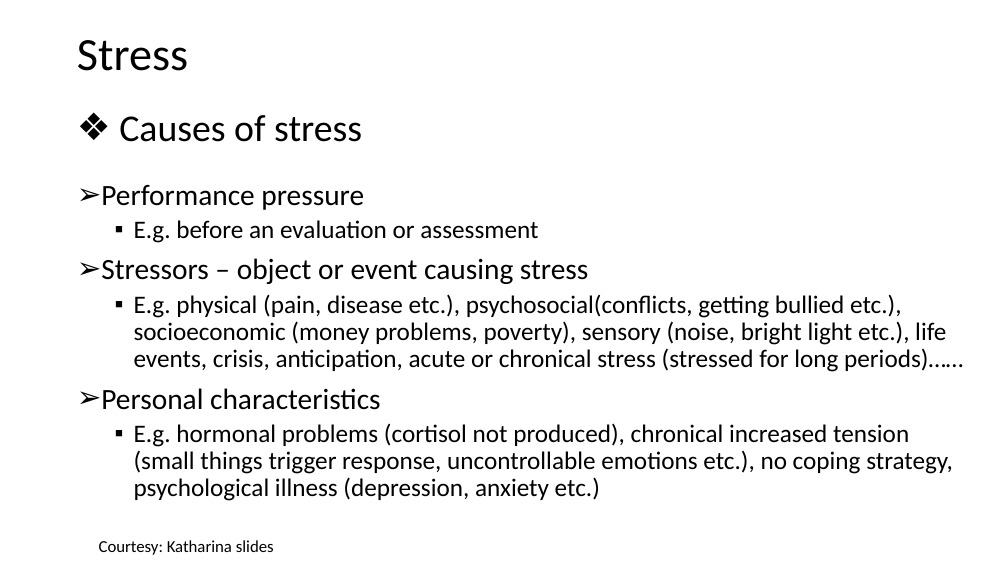
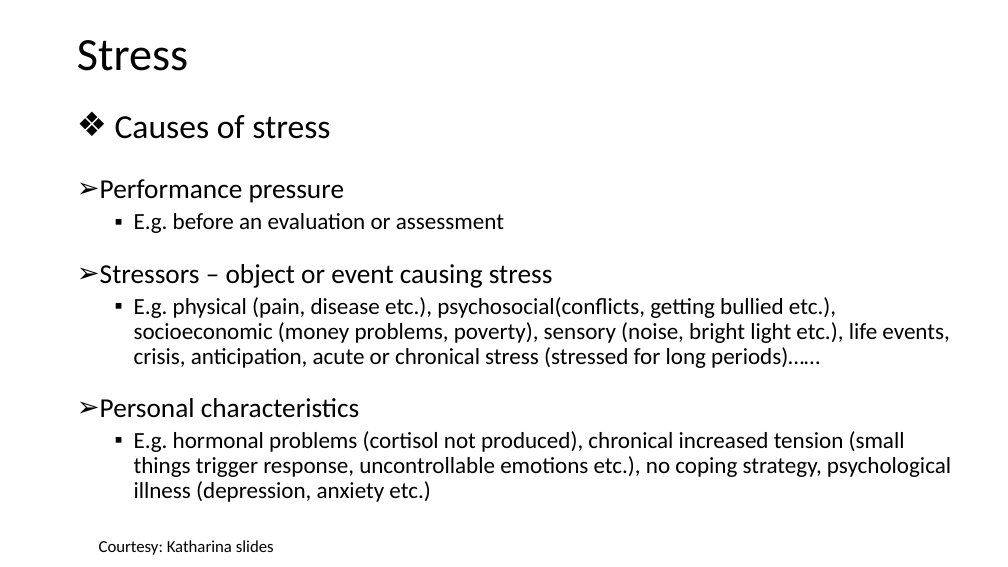
Before and after one commit to poojaprajod/stress-mindbot, a slide deck: slide 2 of Kick-off.pptx. Drawn at 1008x567 pixels with LibreOffice and Linux fonts; fonts in the diff are those of the drawing. Boxes give left, top, right and bottom in pixels: in the first picture for what was removed or moved away, otherwise in the second. Text is boxed around its words. In the diff, an @@ line names an element or a change of style, - is before the commit and + after.

```diff
--- a/Kick-off.pptx
+++ b/Kick-off.pptx
@@ text "Causes of stress" at bbox=[100, 115, 951, 502]: size 36 to 32 pt in "Causes of stress"; size 28 to 26 pt in "Performance pressure", "Stressors – object or event causing stress", "Personal characteristics"; size 24 to 22 pt in "E.g. before an evaluation or assessment", "E.g. physical (pain, disease etc.), psychosocial(conflicts,  ...", "E.g. hormonal problems (cortisol not produced), chronical ..." @@
```
Also in this commit, not shown: 3 other slides changed, 4 slides added.
